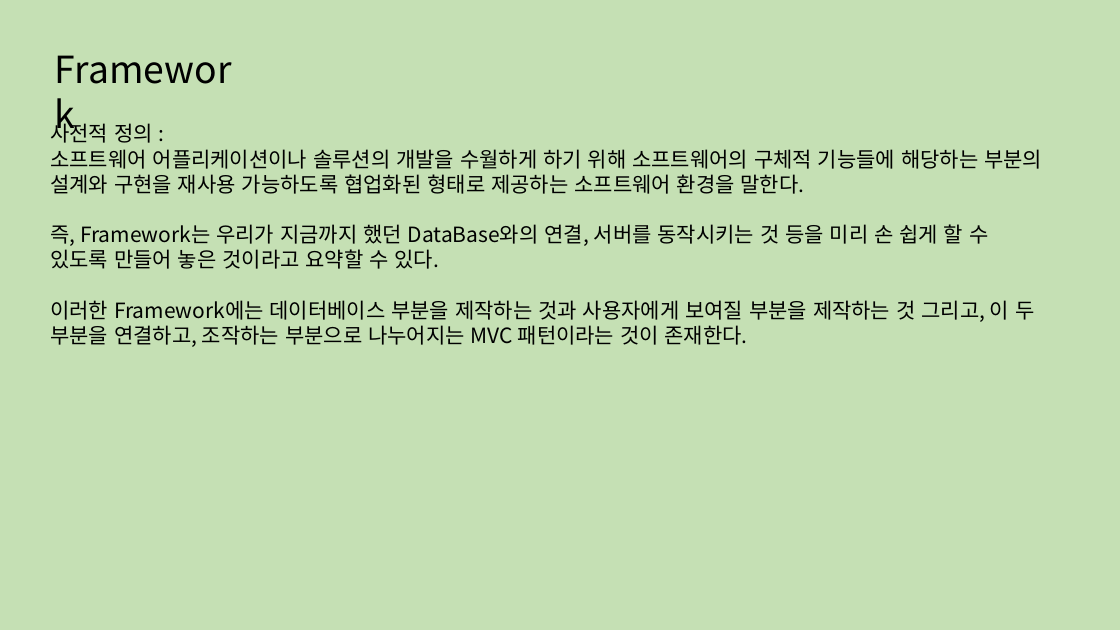
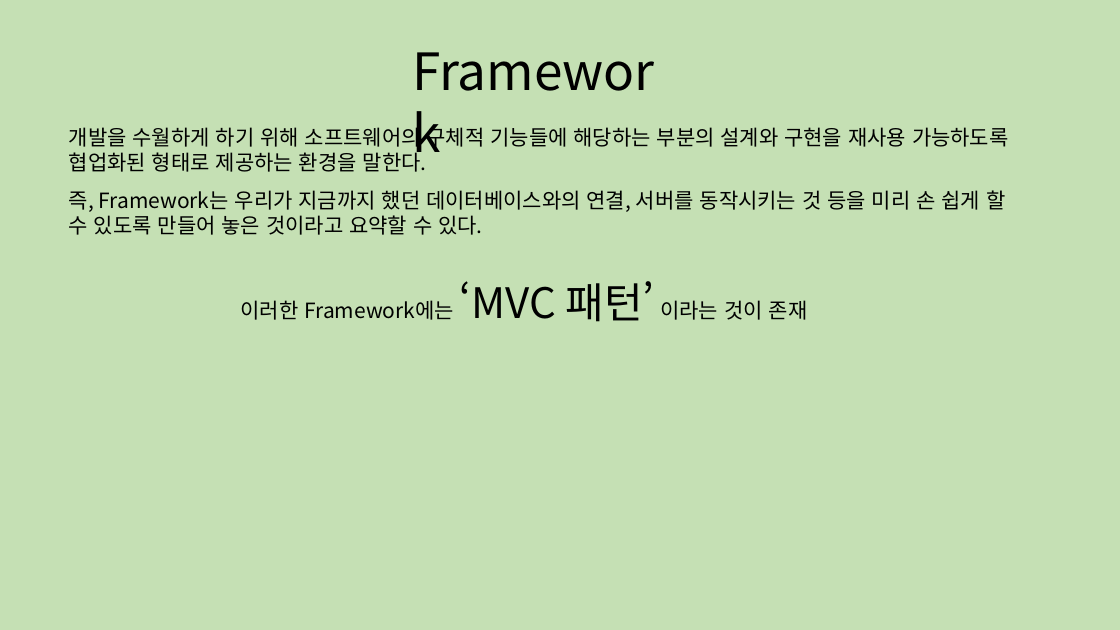
Before and after one commit to Runtym/osf-homework, a slide deck: slide 2 of src/kimsunmin/H5work.pptx. Drawn at 1120x630 pixels with LibreOffice and Linux fonts; fonts in the diff are those of the drawing. Boxes give left, top, right and bottom in pixels: in the first picture for what was removed or moved away, otherwise in the second. Text is boxed around its words. In the diff, an @@ line names an element or a change of style, - is before the commit and + after.

```diff
--- a/src/kimsunmin/H5work.pptx
+++ b/src/kimsunmin/H5work.pptx
@@ text "Framework": place and size @@
-text "Framework" at (46, 42, 258, 96)
+text "Framework" at (404, 35, 682, 106)
@@ text "Framework" at (404, 35, 682, 106): size 32 to 44 pt @@
@@ text removed at (50, 121, 1042, 347) @@
-사전적 정의 :
-소프트웨어 어플리케이션이나 솔루션의 개발을 수월하게 하기 위해 소프트웨어의 구체적 기능들에 해당하는 부분의 설계와 구현을 재사용 가능하도록 협업화된 형태로 제공하는 소프트웨어 환경을 말한다.
-즉, Framework는 우리가 지금까지 했던 DataBase와의 연결, 서버를 동작시키는 것 등을 미리 손 쉽게 할 수 있도록 만들어 놓은 것이라고 요약할 수 있다.
-이러한 Framework에는 데이터베이스 부분을 제작하는 것과 사용자에게 보여질 부분을 제작하는 것 그리고, 이 두 부분을 연결하고, 조작하는 부분으로 나누어지는 MVC 패턴이라는 것이 존재한다.
@@ text added at (69, 124, 1009, 172), 18 pt, text #000000 @@
+개발을 수월하게 하기 위해 소프트웨어의 구체적 기능들에 해당하는 부분의 설계와 구현을 재사용 가능하도록 협업화된 형태로 제공하는 환경을 말한다.
@@ text added at (69, 190, 1005, 235), 18 pt, text #000000 @@
+즉, Framework는 우리가 지금까지 했던 데이터베이스와의 연결, 서버를 동작시키는 것 등을 미리 손 쉽게 할 수 있도록 만들어 놓은 것이라고 요약할 수 있다.
@@ text added at (241, 281, 808, 322), 18 pt, text #000000 @@
+이러한 Framework에는 ‘MVC 패턴’ 이라는 것이 존재
```
Also in this commit, not shown: 2 other slides changed.
